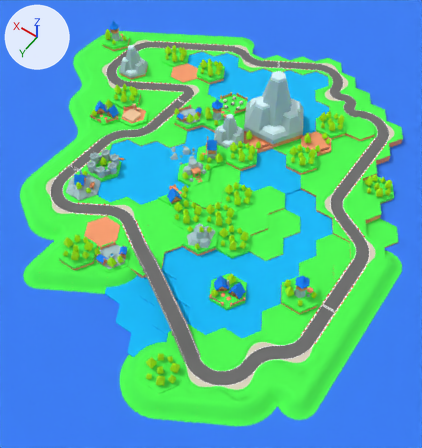
Renders of the FBX model Assets/Source/SC_HexMix.fbx from each side of a commit.
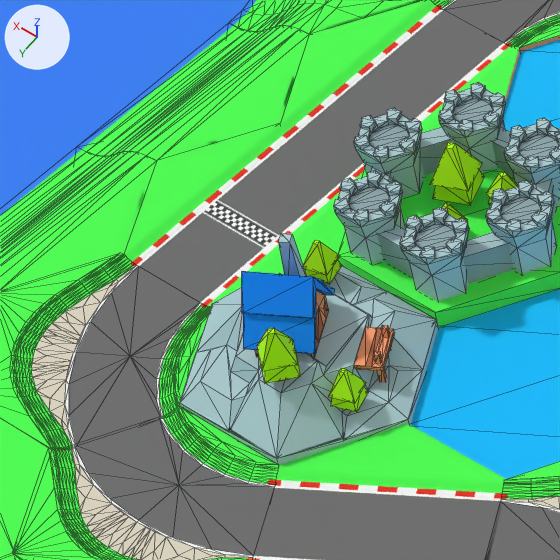
The first picture shows the older version from a 50 mm lens placed at (-251.0, 250.0, 281.0), pointed at (-117.0, 63.0, -14.0). The close-ups show both versions on the part from 10% to 28% of the width and 31% to 48% of the height of that picture; other places that the commit changed are outside them. Arrows for +X, +Y and +Z are at upper left; the lights stay in place. The close-ups show mesh edges as thin lines. Where no turn or scale is listed for an object, it has been applied to the vertices.

The scene before the commit, as lines of its bpy script (objects in view):
```python
ob_sm_building_cabin = bpy.data.objects.new('SM_Building_Cabin', me_sm_building_cabin)
ob_sm_building_cabin.location = (-40.0, 95.0, -3.0)
ob_sm_track_flat_curve_gentle_runoff_001 = bpy.data.objects.new('SM_Track_Flat_Curve_Gentle_Runoff.001', me_sm_track_flat_curve_gentle_runoff)
ob_sm_track_flat_curve_gentle_runoff_001.location = (-23.0, 105.0, 0.0)
ob_sm_track_flat_curve_gentle_runoff_001.rotation_euler = (1.571, 0.0, 1.047)  # degrees (90, 0, 60)
ob_sm_track_flat_straight_002 = bpy.data.objects.new('SM_Track_Flat_Straight.002', me_sm_track_flat_straight)
ob_sm_track_flat_straight_002.location = (-57.0, 105.0, 0.0)
ob_sm_track_flat_straight_002.rotation_euler = (1.571, 0.0, 2.114)  # degrees (90, 0, 121)
# also in view: 'SM_Track_Flat_Curve_Gentle_Runoff.002' at (-40.0, 115.0, 0.0); 'SM_Decal_Finish_Line' at (-23.0, 86.0, 0.0); 'SM_Terrain_Grass_Hill_Straight.002' at (-23.0, 125.0, -2.0); 'SM_Building_Castle' at (-40.0, 75.0, 3.0); 'SM_Track_Flat_Curve_Gentle.001' at (-23.0, 45.0, 0.0)
```
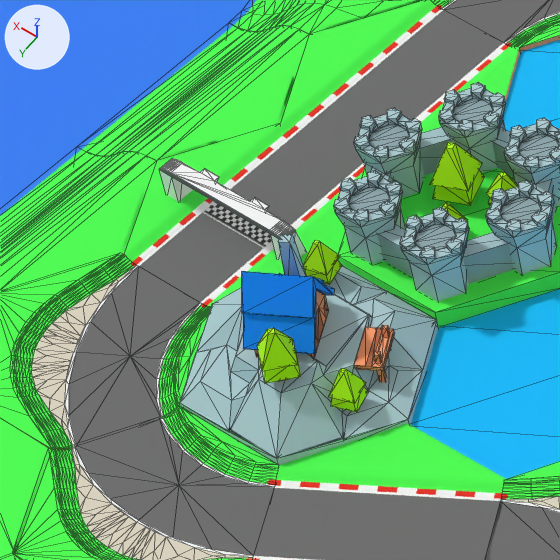
Changed parts and their boxes (x1, y1, x2, y2) in the close-ups (560 x 560 px):
'SM_Start_Finish', added: after (159, 158, 307, 262)

Edits to the bpy script that builds the scene:
```text
Add me_sm_start_finish:
    me_sm_start_finish.from_pydata(...)  # 80 vertices, 152 faces; spans x -7.6..7.6, y -1.2..1.0, z 0.0..4.2
    # faces by material slot: [148, 4]
    me_sm_start_finish.materials.append(mat_m__white)  # white #f8f8f8
    me_sm_start_finish.materials.append(mat_m_black)  # black #3d3d3d
Add ob_sm_start_finish:
    ob_sm_start_finish = bpy.data.objects.new('SM_Start_Finish', me_sm_start_finish)
    ob_sm_start_finish.location = (-23.0, 86.5, 0.0)
```
